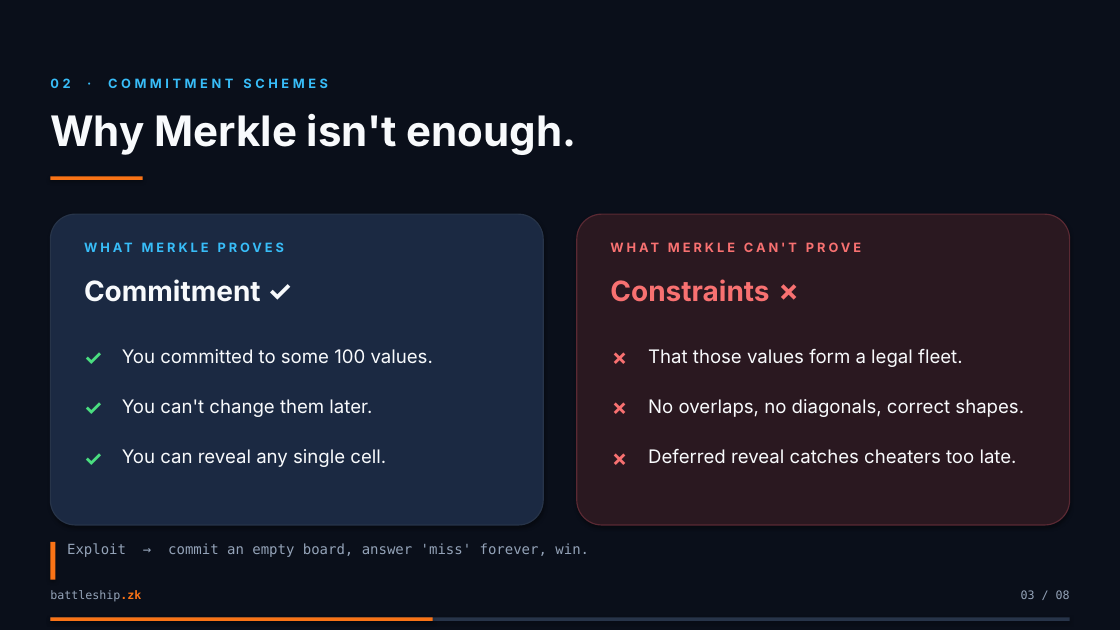
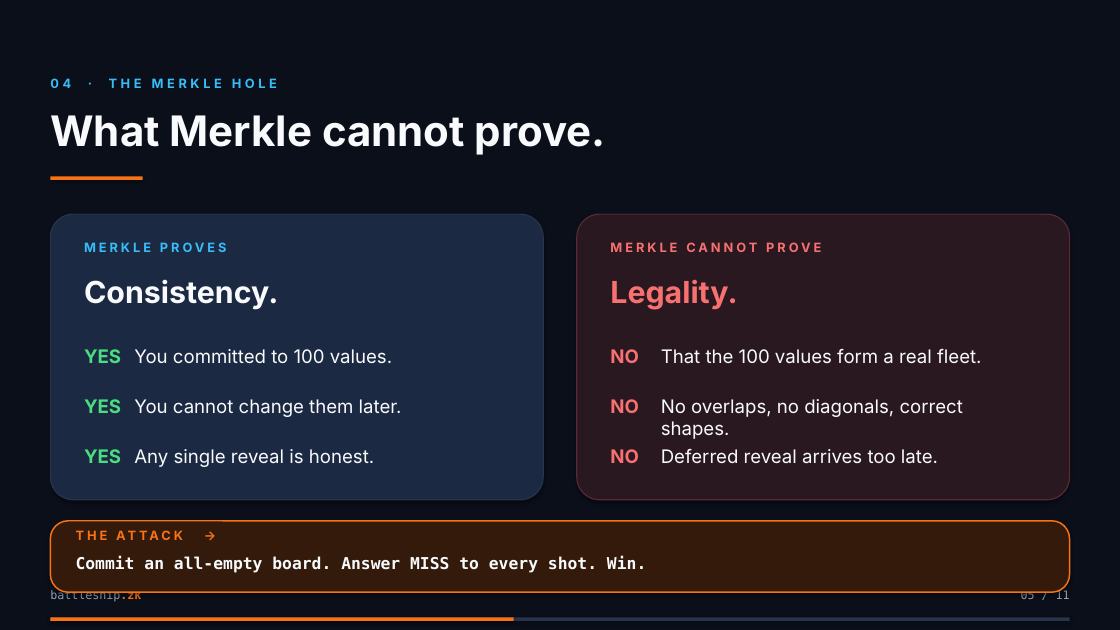
Before and after one commit to ppabba101/solidity-battleship, a slide deck: slide 5 of presentation/battleship-zk-demo.pptx (slide 3 before the commit). Drawn at 1120x630 pixels with LibreOffice and Linux fonts; fonts in the diff are those of the drawing. Boxes give left, top, right and bottom in pixels: in the first picture for what was removed or moved away, otherwise in the second. Text is boxed around its words. In the diff, an @@ line names an element or a change of style, - is before the commit and + after.

```diff
--- a/presentation/battleship-zk-demo.pptx
+++ b/presentation/battleship-zk-demo.pptx
@@ text at (50,78,277,88): text changed @@
-02 · COMMITMENT SCHEMES
+04 · THE MERKLE HOLE
@@ text at (50,115,606,155): text changed @@
-Why Merkle isn't enough.
+What Merkle cannot prove.
@@ rounded rectangle: place and size @@
-rounded rectangle at (50,214,544,525)
+rounded rectangle at (50,214,544,500)
@@ rounded rectangle: place and size @@
-rounded rectangle at (577,214,1070,525)
+rounded rectangle at (577,214,1070,500)
@@ text at (84,242,227,252): text changed @@
-WHAT MERKLE PROVES
+MERKLE PROVES
@@ text at (610,242,821,252): text changed @@
-WHAT MERKLE CAN'T PROVE
+MERKLE CANNOT PROVE
@@ text at (84,279,278,310): text changed; size 24 to 26 pt @@
-Commitment ✓
+Consistency.
@@ text at (610,279,737,310): text changed; size 24 to 26 pt @@
-Constraints ✗
+Legality.
@@ text at (84,349,121,363): text changed; size 18 to 16 pt @@
-✓
+YES
@@ text at (134,349,392,364): text changed @@
-You committed to some 100 values.
+You committed to 100 values.
@@ text at (610,349,639,363): text changed; size 18 to 16 pt @@
-✗
+NO
@@ text at (661,349,982,364): text changed @@
-That those values form a legal fleet.
+That the 100 values form a real fleet.
@@ text at (84,399,121,413): text changed; size 18 to 16 pt @@
-✓
+YES
@@ text at (134,399,402,417): text changed @@
-You can't change them later.
+You cannot change them later.
@@ text at (610,399,639,413): text changed; size 18 to 16 pt @@
-✗
+NO
@@ text "No overlaps, no diagonals, correct ..." rewrapped from (648,399,1024,417) to (661,399,963,439) @@
@@ text at (84,449,121,463): text changed; size 18 to 16 pt @@
-✓
+YES
@@ text at (134,449,374,467): text changed @@
-You can reveal any single cell.
+Any single reveal is honest.
@@ text at (610,449,639,463): text changed; size 18 to 16 pt @@
-✗
+NO
@@ text at (661,449,938,464): text changed @@
-Deferred reveal catches cheaters too late.
+Deferred reveal arrives too late.
@@ rounded rectangle added at (50,521,1070,592), fill #331A0B, outline #F97316 1.25 pt @@
@@ text added at (76,528,1044,561), 11 pt, text #F97316, bold @@
+THE ATTACK →
@@ rectangle removed at (50,542,55,580) @@
@@ text at (76,555,646,573): text changed; size 12 to 14 pt; text colour #94A3B8 to #F8FAFC; bold on @@
-Exploit → commit an empty board, answer 'miss' forever, win.
+Commit an all-empty board. Answer MISS to every shot. Win.
@@ text at (1021,590,1070,599): text changed @@
-03 / 08
+05 / 11
@@ rectangle: place and size @@
-rectangle at (50,618,433,621)
+rectangle at (50,618,513,621)
```
Also in this commit, not shown: 6 other slides changed, 4 slides added, 1 slide removed, 14 other files.
